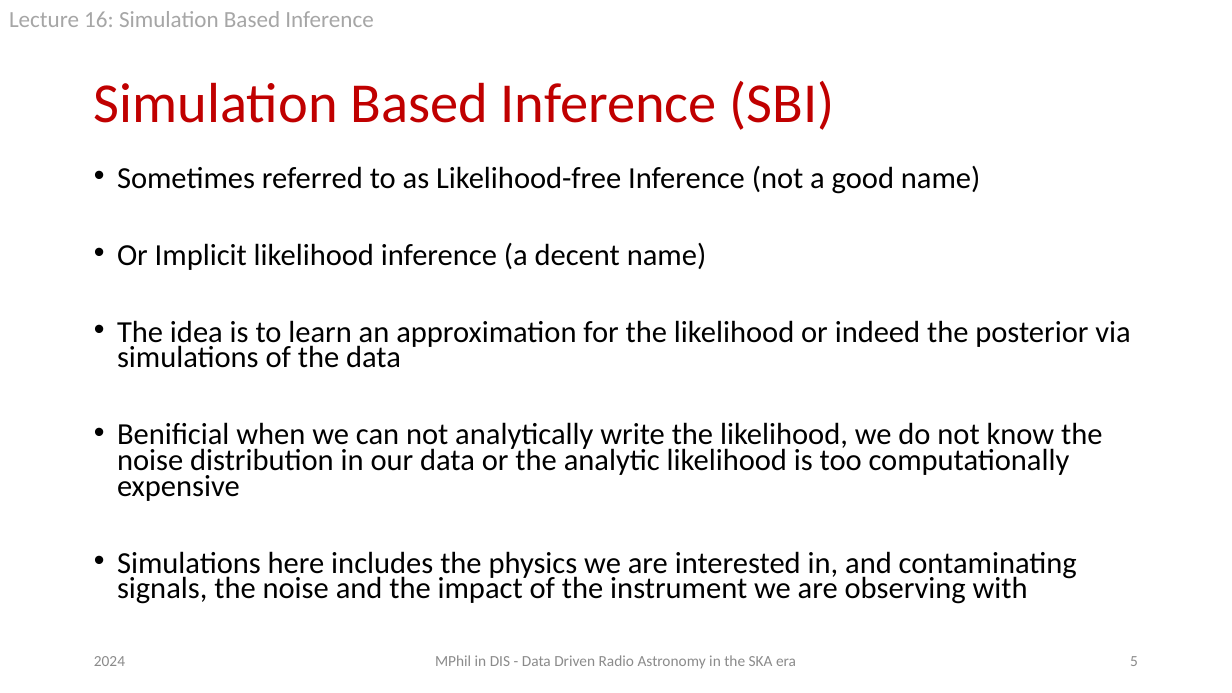
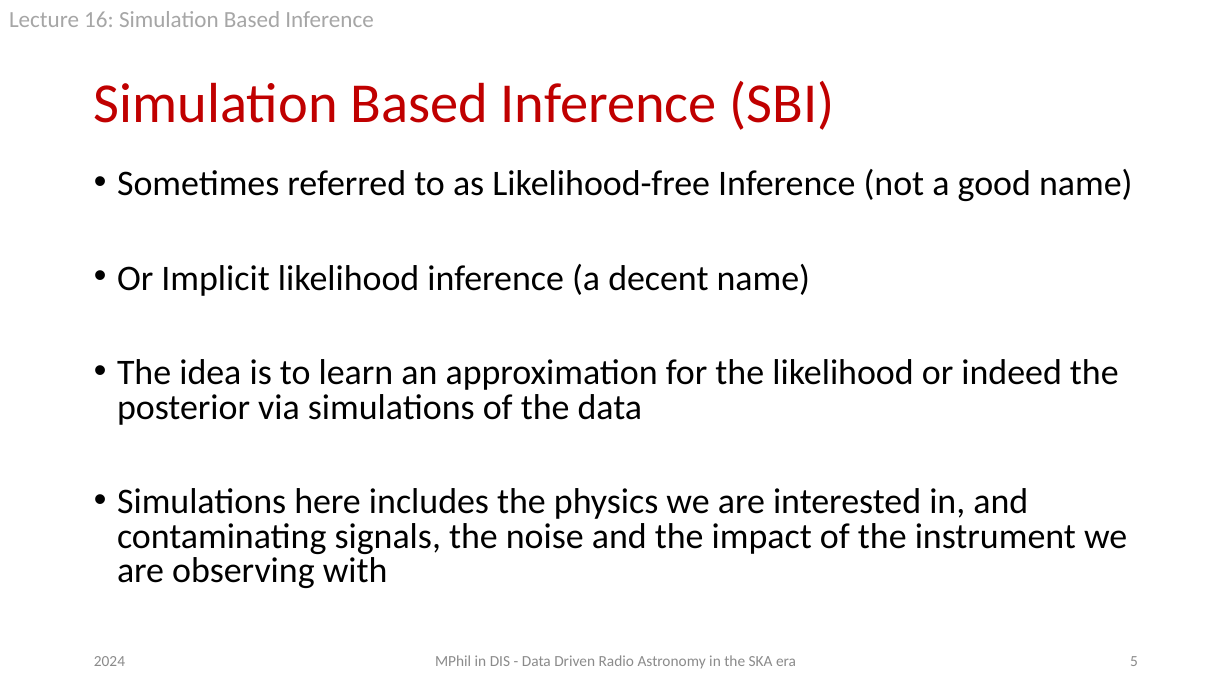
Before and after one commit to htjb/Talks, a slide deck: slide 5 of Lectures/MPhil_Data_Intensive_Science_Lectures/Lecture 16.pptx. Drawn at 1232x693 pixels with LibreOffice and Linux fonts; fonts in the diff are those of the drawing; background and template pictures are left out. Boxes give left, top, right and bottom in pixels: in the first picture for what was removed or moved away, otherwise in the second. Text is boxed around its words. In the diff, an @@ line names an element or a change of style, - is before the commit and + after.

```diff
--- a/Lectures/MPhil_Data_Intensive_Science_Lectures/Lecture 16.pptx
+++ b/Lectures/MPhil_Data_Intensive_Science_Lectures/Lecture 16.pptx
@@ text "Sometimes referred to as Likelihood-free ..." at bbox=[117, 169, 1132, 588]: size 23.8 to 28 pt; line spacing 0.7 to 0.8 @@
@@ text at bbox=[117, 422, 1102, 501]: paragraph removed @@
-• Benificial when we can not analytically write the likelihood, we do not know the noise distribution in our data or the analytic likelihood is too computationally expensive
```
Also in this commit, not shown: 2 other slides changed, 6 slides added.
